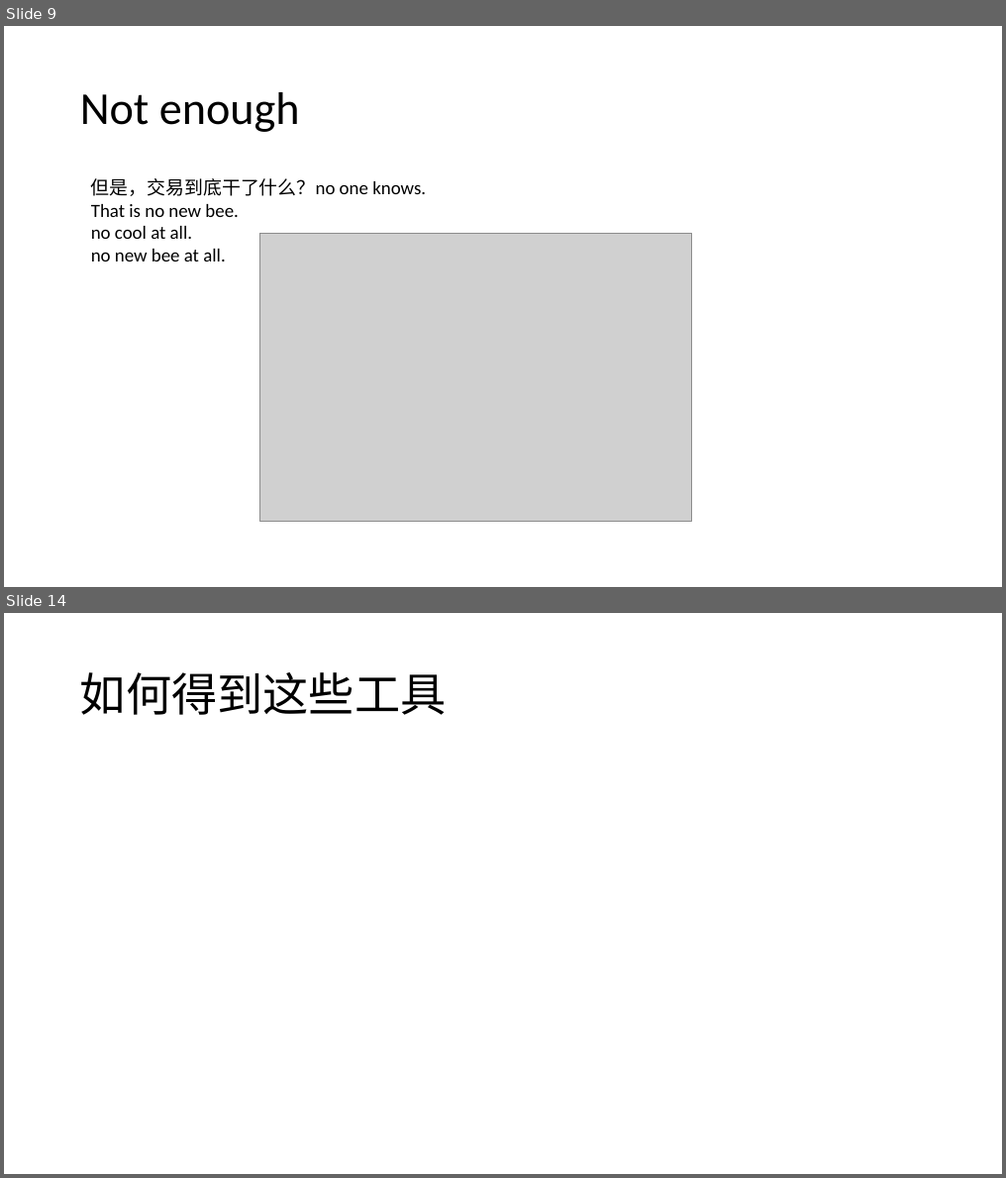
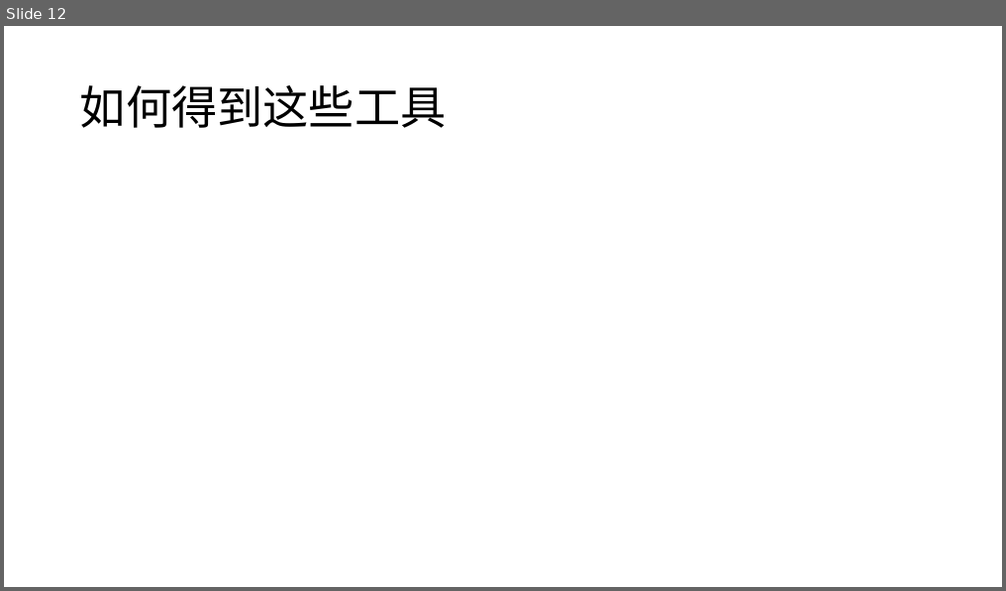
Before and after one commit to NewEconoLab/speech, a slide deck: lights/how to debug smartcontract(NEO).pptx. Shown one above the other, each under a label of ours: slides 9 and 14 before the commit, slide 12 after it; the slides between them are not shown. The pictures are 1006x1178 and 1006x591 pixels, drawn with LibreOffice and Linux fonts; fonts in the diff are those of the drawing; grey boxes stand for pictures. Boxes give left, top, right and bottom in pixels: in the first picture for what was removed or moved away, otherwise in the second. Text is boxed around its words. In the diff, an @@ line names an element or a change of style, - is before the commit and + after.

```diff
--- a/lights/how to debug smartcontract(NEO).pptx
+++ b/lights/how to debug smartcontract(NEO).pptx
@@ slide 9 removed at (x1=4, y1=26, x2=1002, y2=587), background #FFFFFF @@
@@ title removed at (x1=80, y1=92, x2=300, y2=132) @@
-Not enough
@@ text removed at (x1=91, y1=178, x2=426, y2=262) @@
-但是，交易到底干了什么？no one knows.
-That is no new bee.
-no cool at all.
-no new bee at all.
@@ picture removed at (x1=260, y1=233, x2=692, y2=522) @@
@@ what was slide 14 is now slide 12 @@
```
Also in this commit, not shown: 2 slides changed, 4 slides added, 5 other slides removed, 1 other file.
